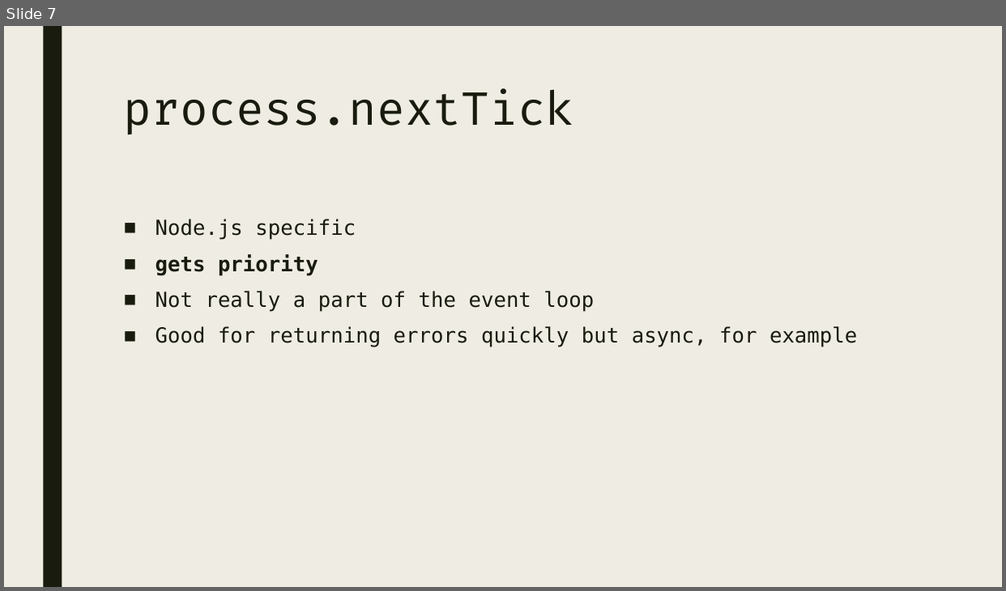
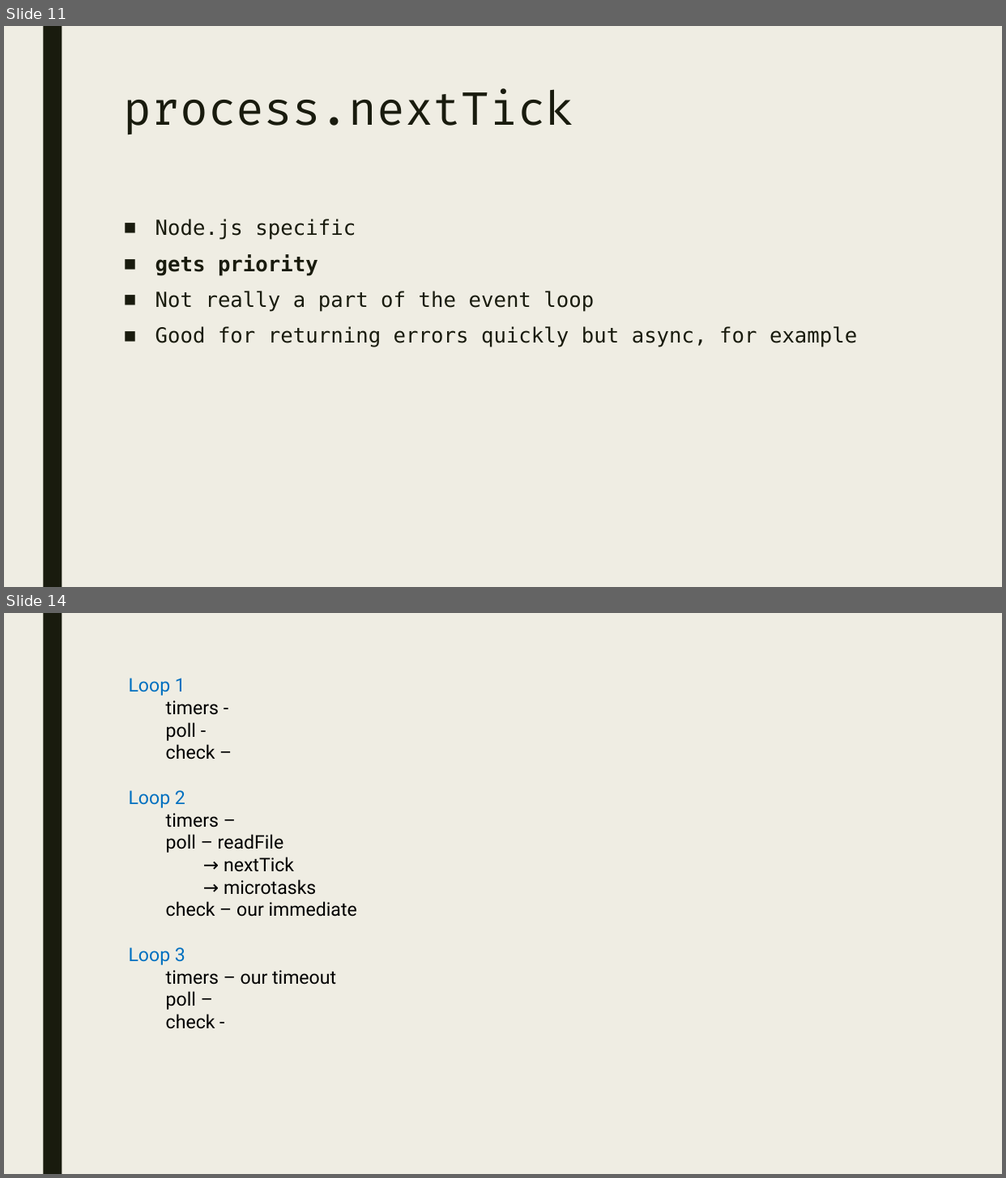
Before and after one commit to nabriski/lectures, a slide deck: event-loop/prez.pptx. Shown one above the other, each under a label of ours: slide 7 before the commit, slides 11 and 14 after it; the slides between them are not shown. The pictures are 1006x591 and 1006x1178 pixels, drawn with LibreOffice and Linux fonts; fonts in the diff are those of the drawing. Boxes give left, top, right and bottom in pixels: in the first picture for what was removed or moved away, otherwise in the second. Text is boxed around its words. In the diff, an @@ line names an element or a change of style, - is before the commit and + after.

```diff
--- a/event-loop/prez.pptx
+++ b/event-loop/prez.pptx
@@ slide 14 added at [4,613,1002,1174], background #EFEDE3; not listed: 1 template element that a slide beside it also shows @@
@@ text added at [129,678,357,1029], 18 pt, text #000000 @@
+Loop 1
+timers -
+poll -
+check –
+Loop 2
+timers –
+poll – readFile
+→ nextTick
+→ microtasks
+check – our immediate
+Loop 3
+timers – our timeout
+poll –
+check -
@@ what was slide 7 is now slide 11 @@
```
Also in this commit, not shown: 3 slides changed, 6 other slides added, 3 other files.
